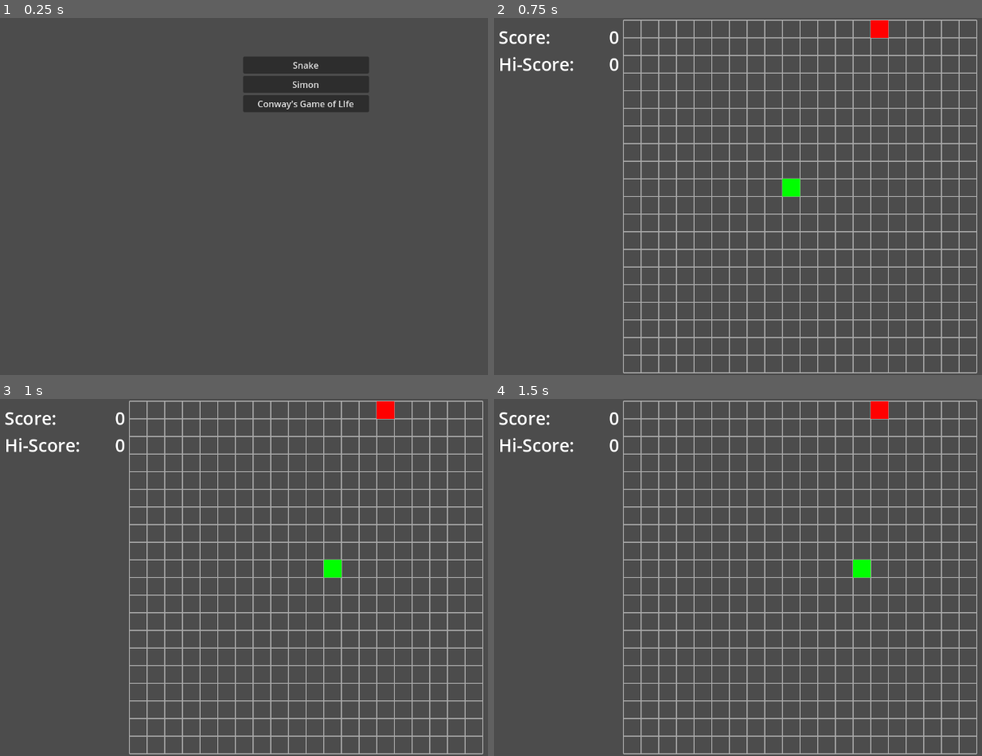
Above: before the commit, frames 1-4 (two rows, left to right).
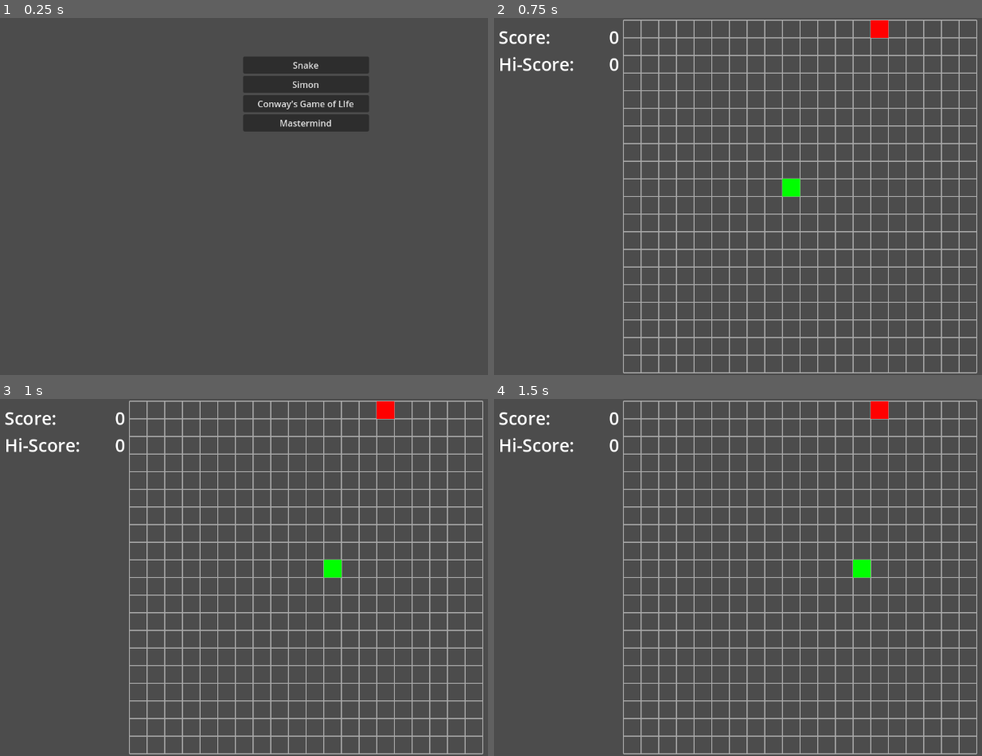
Above: after the commit, the same moments.

Repository: jevonsp/game-collection
Game: Godot game, scene res://front_end.tscn
The game is run twice, just before and just after one commit, with the same random seed, the same clock (stepped at 60 frames per second) and the same inputs.
Inputs (mouse positions are in pixels of both pictures, inside the frame that each line leads up to):
- Up to frame 1 (0.25 s): no input
- Up to frame 2 (0.75 s): click "Snake" at 0.5 s
- Up to frame 3 (1 s): no input
- Up to frame 4 (1.5 s): tap Enter (ui_accept) at 1.25 s; move the mouse to (938, 559) at 1.27 s; hold D (right) from 1.28 s (still down); click (938, 559) at 1.42 s

The runs differ from the first frame. In frame 1, 1.2% of the frame differs, in the area x 49-76%, y 26-32%; in frame 2, nothing differs; in frame 3, nothing differs; in frame 4, nothing differs.

Commit message:
MM Gameloop done!

Diff:
--- a/front_end.tscn
+++ b/front_end.tscn
@@ -1,9 +1,10 @@
-[gd_scene load_steps=5 format=3 uid="uid://dpkd8twsxvght"]
+[gd_scene load_steps=6 format=3 uid="uid://dpkd8twsxvght"]
 
 [ext_resource type="Script" uid="uid://bgl062qvnfxy5" path="res://front_end.gd" id="1_kmk83"]
 [ext_resource type="PackedScene" uid="uid://cq3u0pa3qj6nb" path="res://snake/snake.tscn" id="2_fgqus"]
 [ext_resource type="PackedScene" uid="uid://rjlkfn2v4bpm" path="res://simon/simon.tscn" id="3_s2bpr"]
 [ext_resource type="PackedScene" uid="uid://dk78yfg7dfw45" path="res://life/conway's_game_of_life.tscn" id="4_no7jo"]
+[ext_resource type="PackedScene" uid="uid://naq3h64sx7wv" path="res://mastermind/mastermind.tscn" id="5_esbey"]
 
 [node name="FrontEnd" type="Control"]
 custom_minimum_size = Vector2(200, 0)
@@ -17,6 +18,7 @@
 script = ExtResource("1_kmk83")
 games = Dictionary[String, PackedScene]({
 "life": ExtResource("4_no7jo"),
+"mastermind": ExtResource("5_esbey"),
 "simon": ExtResource("3_s2bpr"),
 "snake": ExtResource("2_fgqus")
 })
@@ -51,3 +53,7 @@
 [node name="life" type="Button" parent="ScrollContainer/VBoxContainer" groups=["buttons"]]
 layout_mode = 2
 text = "Conway's Game of LIfe"
+
+[node name="mastermind" type="Button" parent="ScrollContainer/VBoxContainer" groups=["buttons"]]
+layout_mode = 2
+text = "Mastermind"
--- a/mastermind/mastermind.gd
+++ b/mastermind/mastermind.gd
@@ -28,17 +28,22 @@
 @onready var row_10: HBoxContainer = $Rows/Row10
 @onready var row_11: HBoxContainer = $Rows/Row11
 #endregion
+@onready var cpu_guess: HBoxContainer = $"Cpu Guess"
+@onready var play_again: Button = $PlayAgain
 
 func _ready() -> void:
 	bind_buttons()
-	#cpu_color_sequence = pick_color_sequence()
-	cpu_color_sequence = [Choice.TURQUOISE, Choice.TURQUOISE, Choice.RED, Choice.RED]
+	cpu_color_sequence = pick_color_sequence()
+	display_cpu_sequence()
 	for row in [row_0, row_1, row_2, row_3, row_4, row_5, row_6, row_7,row_8, row_9, row_10, row_11]:
 		rows.append(row)
-	print(cpu_color_sequence)
 	for i in range(4):
 		selected_choice_sequence.append(null)
-	print(selected_choice_sequence)
+
+func display_cpu_sequence():
+	var color_rects = cpu_guess.get_children()
+	for i in range(4):
+		color_rects[i].color = colors[cpu_color_sequence[i]]
 
 func bind_buttons() -> void:
 	var buttons := get_tree().get_nodes_in_group("buttons")
@@ -54,7 +59,6 @@
 		b.pressed.connect(pressed)
 
 func _on_pressed(which: Button) -> void:
-	print("choice index: %s" % [choice_index])
 	var selected = which.get_meta("choice")
 	var slot = choice_index % 4
 
@@ -75,28 +79,23 @@
 	return res
 
 func _on_clear_pressed() -> void:
-	print("clear called")
 	for rect in rows[guess_index].guesses:
 		rect.color = Color.WHITE
-	selected_choice_sequence.clear()
+	selected_choice_sequence = [null, null, null, null]
 	choice_index = 0
 
 func _on_accept_pressed() -> void:
-	if len(selected_choice_sequence) < 4:
-		return
-	var choices:Array = [
-		"TURQUOISE", "CYAN", "RED", "YELLOW", "PURPLE", "ORANGE"
-	]
-	for i in range(selected_choice_sequence.size()):
-		var index = selected_choice_sequence[i]
-		print("i=%s, choice=%s" % [i, choices[index]])
+	for choice in selected_choice_sequence:
+		if choice == null:
+			print("enter at least 4 numbers")
+			return
 	var guess = evaluate_guess(selected_choice_sequence)
 	var results = calculate_results(guess)
 	if results.has("red"):
 		if results["red"] == 4:
 			win()
 	display_results(results, rows[guess_index])
-	selected_choice_sequence.clear()
+	selected_choice_sequence  = [null, null, null, null]
 	guess_index += 1
 	if guess_index > 11:
 		lose()
@@ -127,8 +126,6 @@
 		if color in cpu_counts:
 			correct_color += min(guess_counts[color], cpu_counts[color])
 
-	print("Red Pegs: %s" % [correct_position])
-	print("White Pegs: %s" % [correct_color])
 	return [correct_position, correct_color]
 
 func calculate_results(guess:Array[int]) -> Dictionary:
@@ -136,11 +133,10 @@
 	results["red"] = guess[0]
 	results["white"] = guess[1]
 	results["none"] = 4 - (guess[0] + guess[1])
-	print(results)
 	return results
 
-func display_results(results:Dictionary, row_param:HBoxContainer) -> void:
-	for r:ColorRect in row_param.results:
+func display_results(results:Dictionary, row:HBoxContainer) -> void:
+	for r:ColorRect in row.results:
 		if results["red"] > 0:
 			r.color = Color.RED
 			results["red"] -= 1
@@ -152,7 +148,32 @@
 			results["none"] -= 1
 
 func win():
+	clean_up()
 	print("winner!")
 
 func lose():
+	clean_up()
 	print("loser!")
+
+func clean_up():
+	cpu_guess.visible = true
+	play_again.visible = true
+	guess_index = 0
+	choice_index = 0
+	clear_rows()
+
+func clear_rows() -> void:
+	for row in rows:
+		print("row=%s" % [row])
+		for g:ColorRect in row.guesses:
+			print("g=%s" % [g])
+			g.color = Color.WHITE
+		for r:ColorRect in row.results:
+			print("r=%s" % [r])
+			r.color = Color.TRANSPARENT
+
+func _on_play_again_pressed() -> void:
+	cpu_guess.visible = false
+	play_again.visible = false
+	cpu_color_sequence = pick_color_sequence()
+	display_cpu_sequence()
--- a/mastermind/mastermind.tscn
+++ b/mastermind/mastermind.tscn
@@ -162,5 +162,38 @@
 text = "Accept
 "
 
+[node name="Cpu Guess" type="HBoxContainer" parent="."]
+visible = false
+offset_left = 145.0
+offset_top = 58.0
+offset_right = 357.0
+offset_bottom = 98.0
+
+[node name="ColorRect0" type="ColorRect" parent="Cpu Guess"]
+custom_minimum_size = Vector2(50, 0)
+layout_mode = 2
+
+[node name="ColorRect1" type="ColorRect" parent="Cpu Guess"]
+custom_minimum_size = Vector2(50, 0)
+layout_mode = 2
+
+[node name="ColorRect2" type="ColorRect" parent="Cpu Guess"]
+custom_minimum_size = Vector2(50, 0)
+layout_mode = 2
+
+[node name="ColorRect3" type="ColorRect" parent="Cpu Guess"]
+custom_minimum_size = Vector2(50, 0)
+layout_mode = 2
+
+[node name="PlayAgain" type="Button" parent="."]
+visible = false
+custom_minimum_size = Vector2(200, 100)
+offset_left = 685.0
+offset_top = 434.0
+offset_right = 885.0
+offset_bottom = 534.0
+text = "Play Again?"
+
 [connection signal="pressed" from="InputButtons/Clear" to="." method="_on_clear_pressed"]
 [connection signal="pressed" from="InputButtons/Accept" to="." method="_on_accept_pressed"]
+[connection signal="pressed" from="PlayAgain" to="." method="_on_play_again_pressed"]
